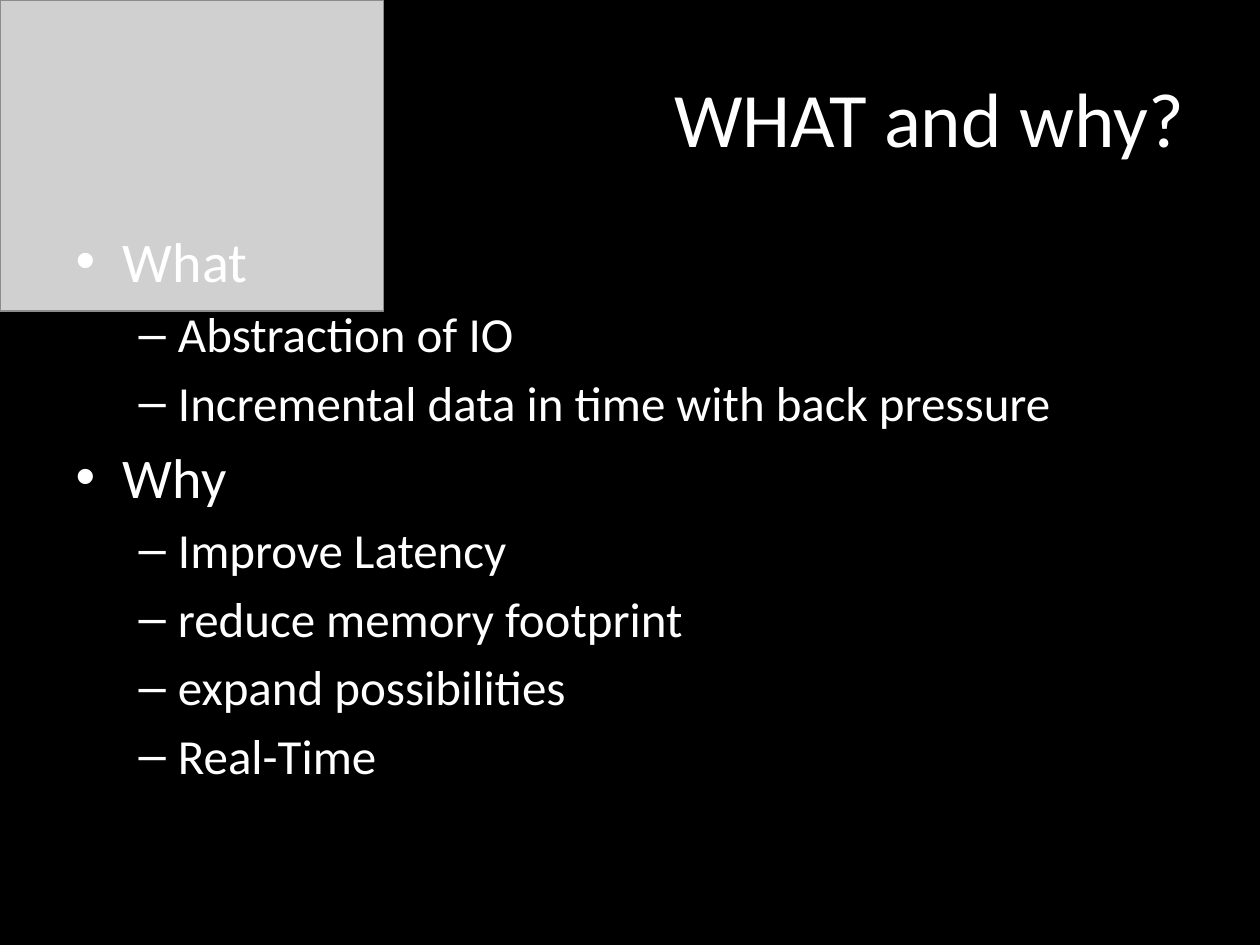
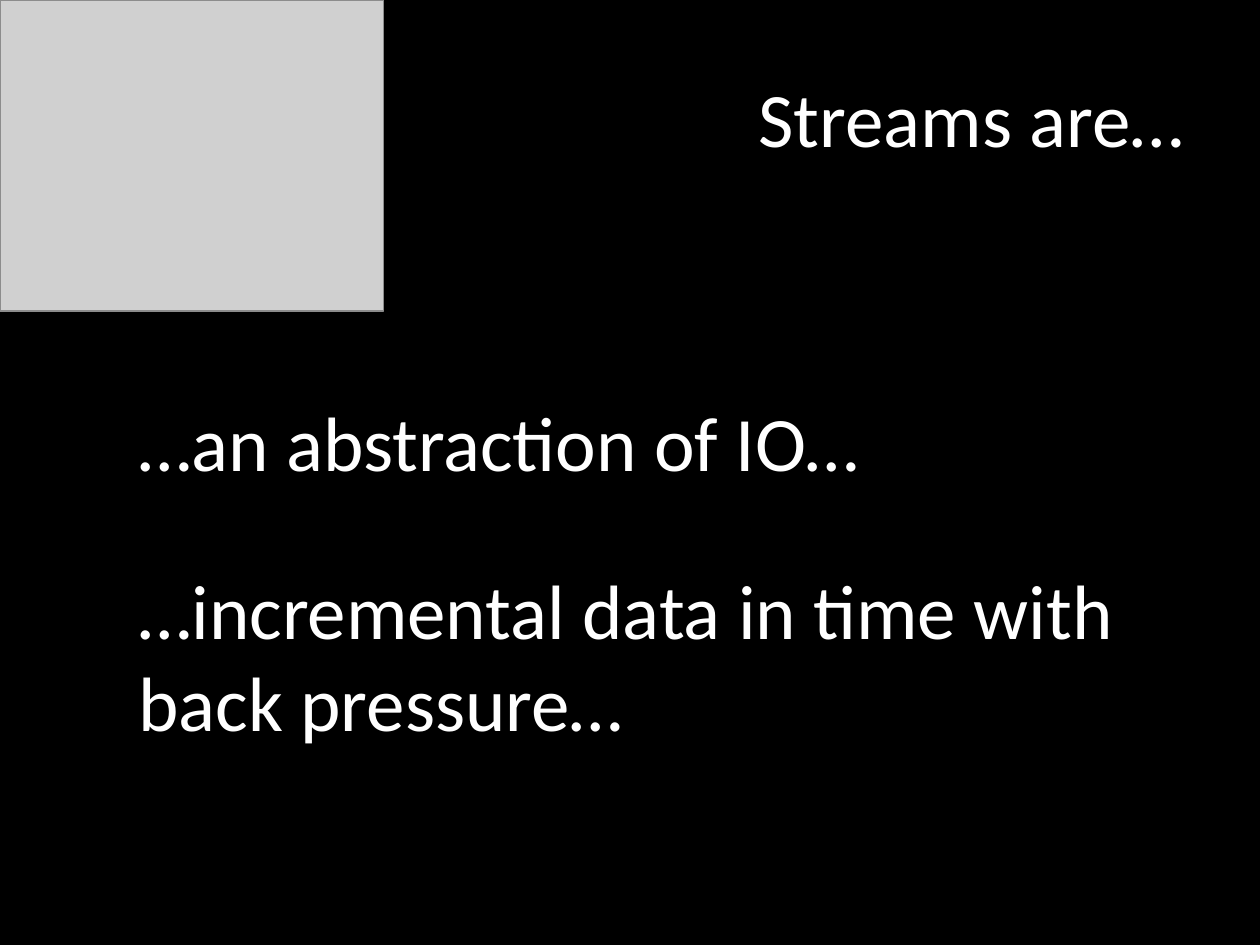
Before and after one commit to mattpodwysocki/SDC2013, a slide deck: slide 9 of SDC2013.pptx (slide 7 before the commit). Drawn at 1260x945 pixels with LibreOffice and Linux fonts; fonts in the diff are those of the drawing; grey boxes stand for pictures. Boxes give left, top, right and bottom in pixels: in the first picture for what was removed or moved away, otherwise in the second. Text is boxed around its words. In the diff, an @@ line names an element or a change of style, - is before the commit and + after.

```diff
--- a/SDC2013.pptx
+++ b/SDC2013.pptx
@@ title at (759,97,1184,148): text changed @@
-WHAT and why?
+Streams are…
@@ text removed at (123,243,1050,775) @@
-• What
-  – Abstraction of IO
-  – Incremental data in time with back pressure
-• Why
-  – Improve Latency
-  – reduce memory footprint
-  – expand possibilities
-  – Real-Time
@@ text added at (138,417,859,472), 44 pt, text #FFFFFF @@
+…an abstraction of IO…
@@ text added at (138,585,1113,744), 44 pt, text #FFFFFF @@
+…incremental data in time with back pressure…
```
Also in this commit, not shown: 17 other slides changed, 7 slides added, 3 other files.
